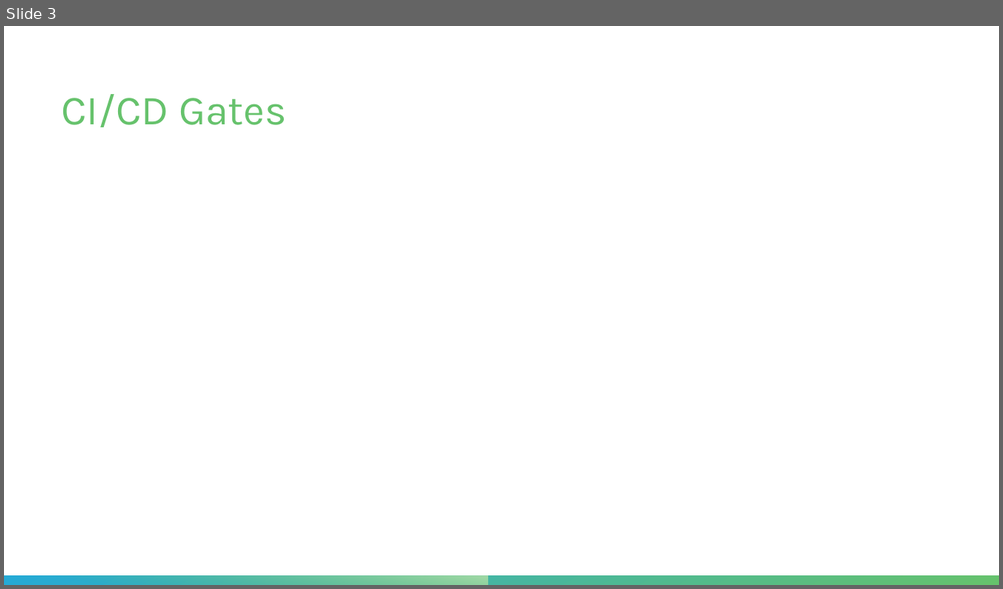
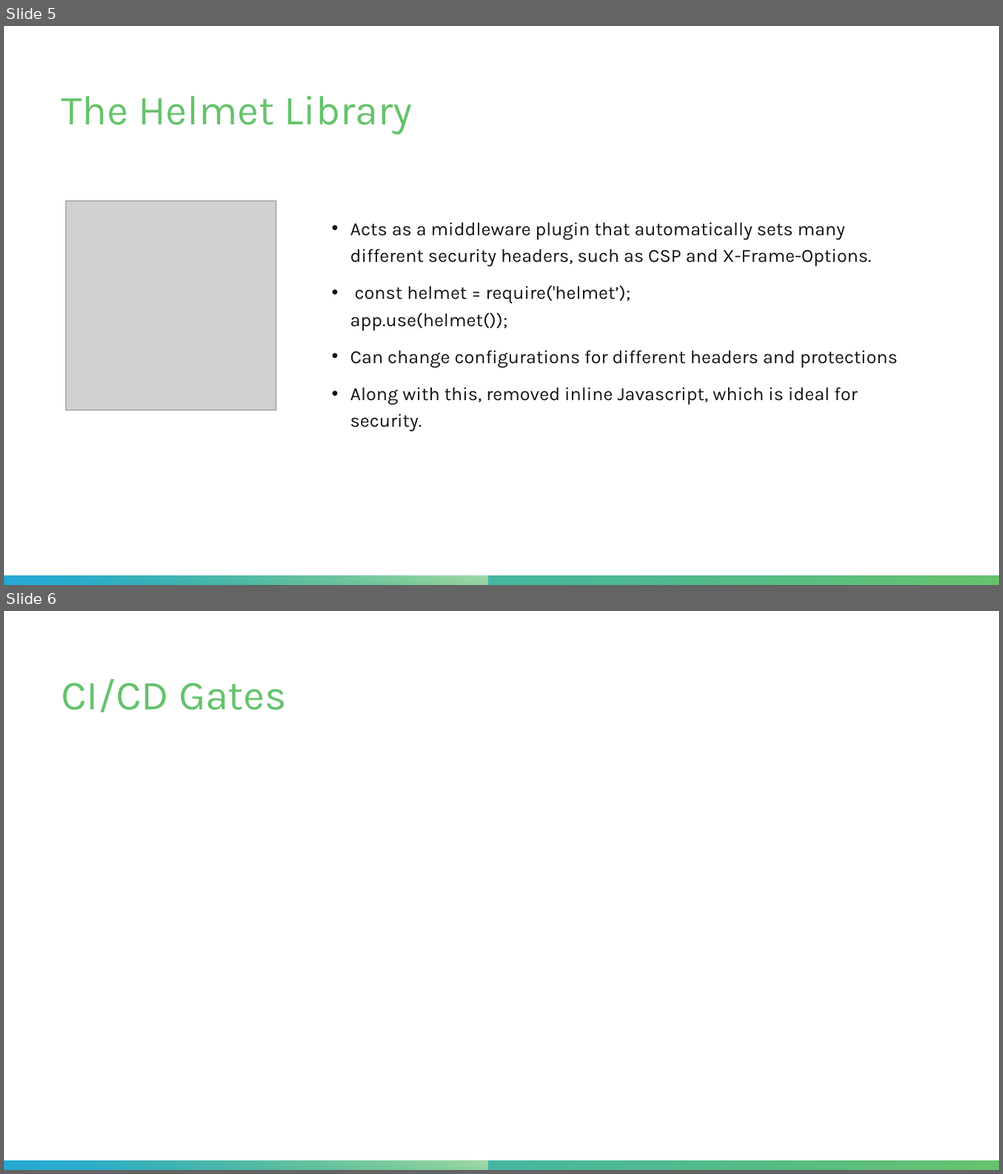
Before and after one commit to PaullyDK/DevSecOpsProjOne, a slide deck: Presentation/proj1.pptx. Shown one above the other, each under a label of ours: slide 3 before the commit, slides 5 and 6 after it. The pictures are 1003x589 and 1003x1174 pixels, drawn with LibreOffice and Linux fonts; fonts in the diff are those of the drawing; grey boxes stand for pictures. Boxes give left, top, right and bottom in pixels: in the first picture for what was removed or moved away, otherwise in the second. Text is boxed around its words. In the diff, an @@ line names an element or a change of style, - is before the commit and + after.

```diff
--- a/Presentation/proj1.pptx
+++ b/Presentation/proj1.pptx
@@ slide 5 added at (x1=4, y1=26, x2=999, y2=585), background #FFFFFF; not listed: 2 template elements that a slide beside it also shows @@
@@ title added at (x1=62, y1=96, x2=412, y2=134), 40 pt, text gradient #66C26C to #25AAD5 @@
+The Helmet Library
@@ picture added at (x1=66, y1=201, x2=276, y2=411) @@
@@ text added at (x1=350, y1=222, x2=897, y2=432), 18 pt, text #131313 @@
+• Acts as a middleware plugin that automatically sets many different security headers, such as CSP and X-Frame-Options.
+• const helmet = require('helmet’);
+  app.use(helmet());
+• Can change configurations for different headers and protections
+• Along with this, removed inline Javascript, which is ideal for security.
@@ what was slide 3 is now slide 6 @@
```
Also in this commit, not shown: 2 slides changed, 2 other slides added, 1 other file.
